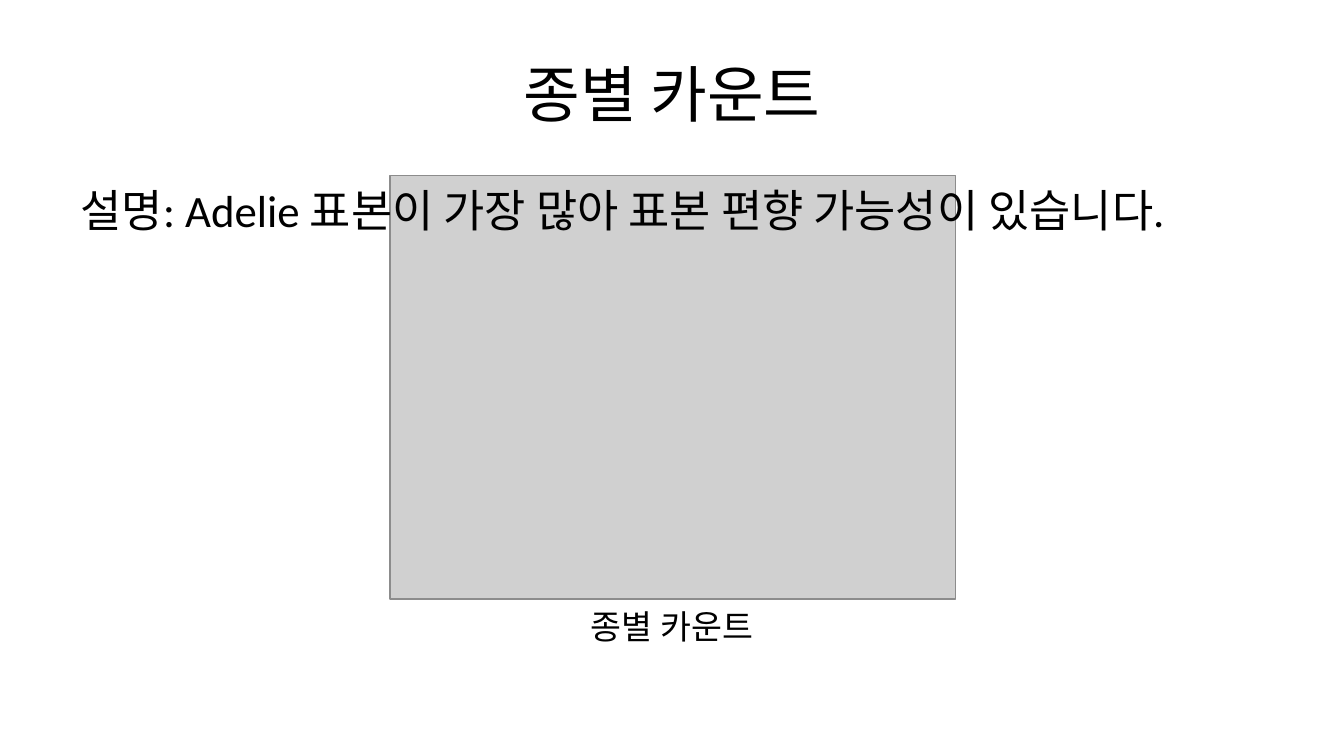
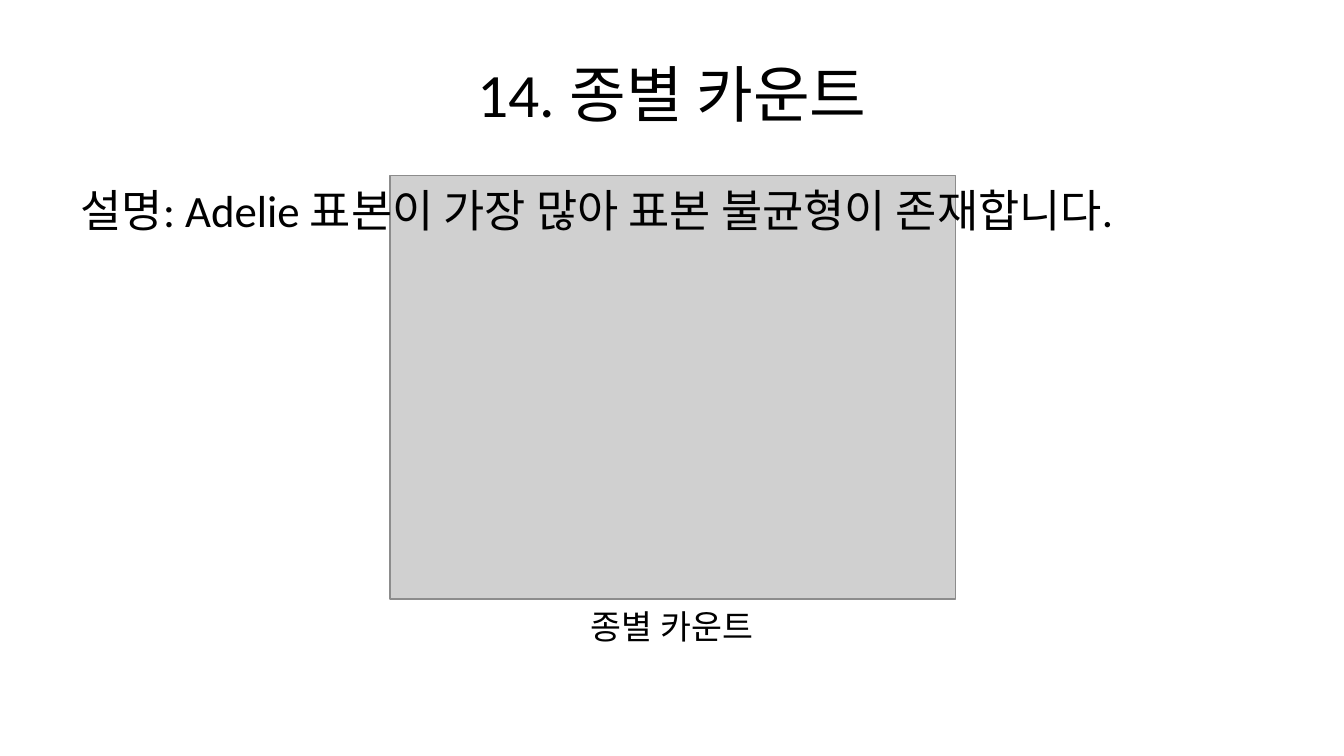
Before and after one commit to urbanrube/ICB_slide, a slide deck: slide 17 of output/slides.pptx. Drawn at 1344x756 pixels with LibreOffice and Linux fonts; fonts in the diff are those of the drawing; grey boxes stand for pictures. Boxes give left, top, right and bottom in pixels: in the first picture for what was removed or moved away, otherwise in the second. Text is boxed around its words. In the diff, an @@ line names an element or a change of style, - is before the commit and + after.

```diff
--- a/output/slides.pptx
+++ b/output/slides.pptx
@@ title at (477, 66, 866, 122): text changed @@
-종별 카운트
+14. 종별 카운트
@@ text at (81, 182, 1113, 239): text changed @@
-설명: Adelie 표본이 가장 많아 표본 편향 가능성이 있습니다.
+설명: Adelie 표본이 가장 많아 표본 불균형이 존재합니다.
```
Also in this commit, not shown: 22 other slides changed, 3 slides added.
